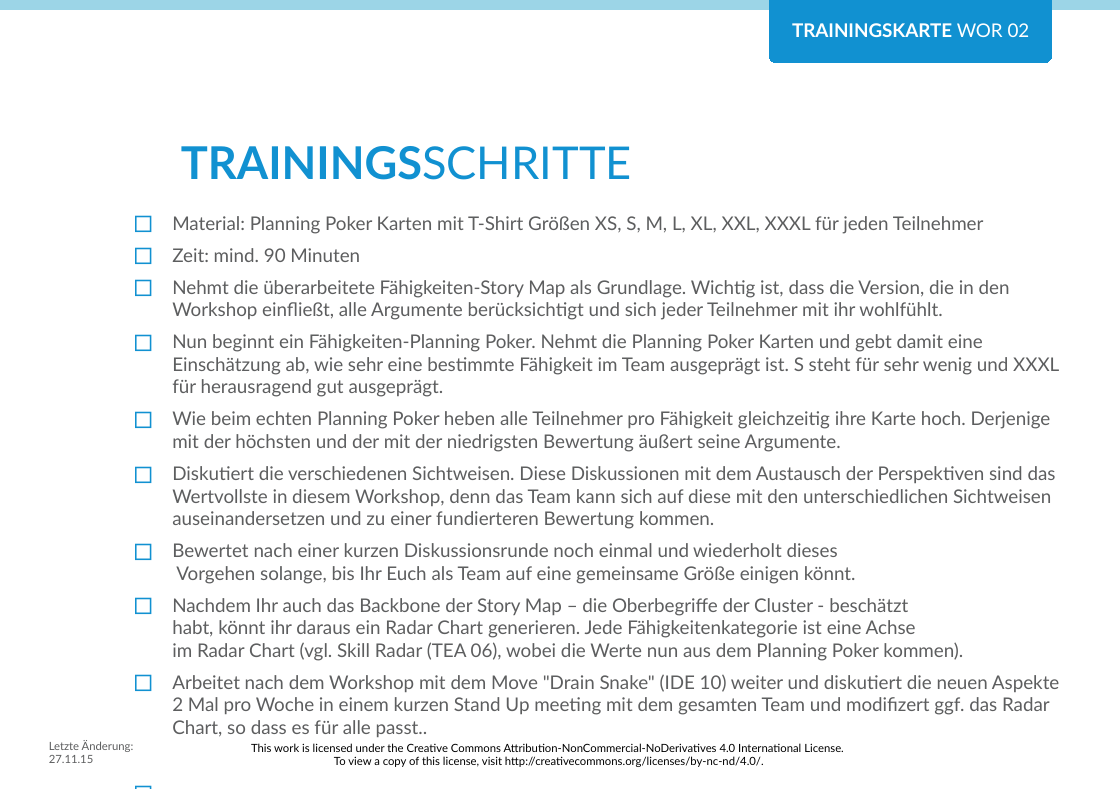
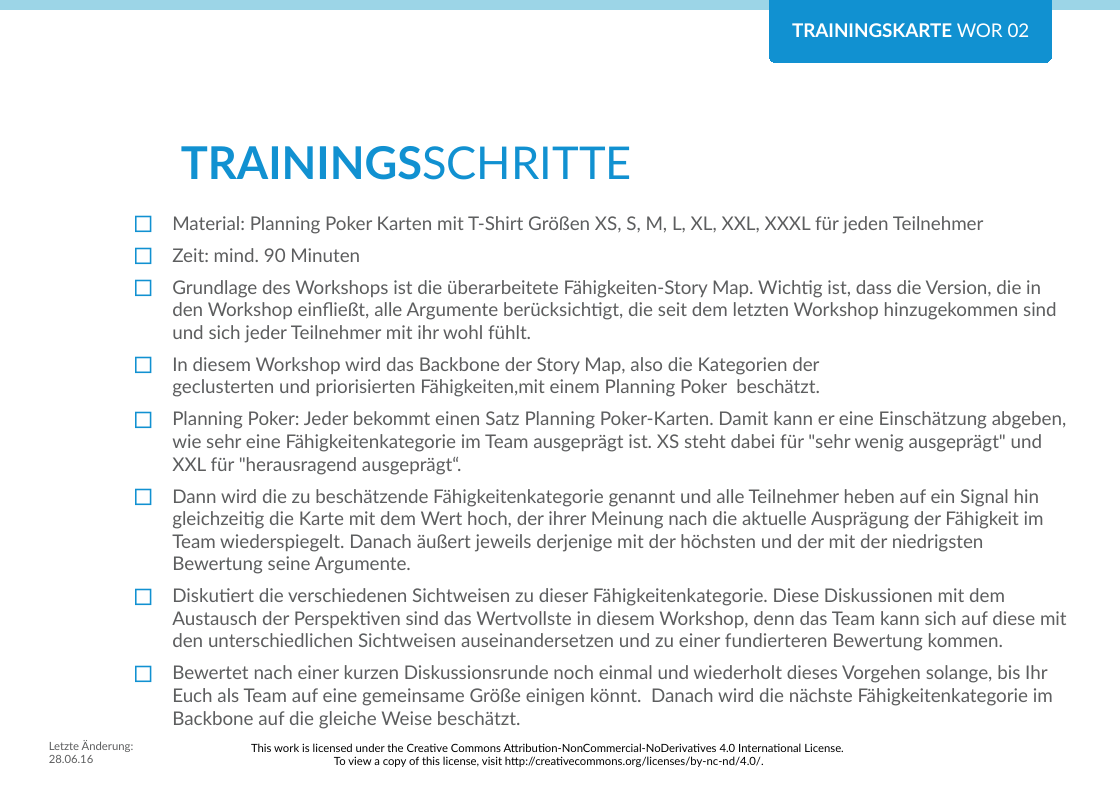
Before and after one commit to Teamtool/training-materials, a slide deck: slide 2 of training-cards/agile moves/Workshops (WOR)/ger/apprentice/ger_WOR_02_Wie_gut_sind_wir_AM_A.pptx. Drawn at 1120x789 pixels with LibreOffice and Linux fonts; fonts in the diff are those of the drawing; background and template pictures are left out. Boxes give left, top, right and bottom in pixels: in the first picture for what was removed or moved away, otherwise in the second. Text is boxed around its words. In the diff, an @@ line names an element or a change of style, - is before the commit and + after.

```diff
--- a/training-cards/agile moves/Workshops (WOR)/ger/apprentice/ger_WOR_02_Wie_gut_sind_wir_AM_A.pptx
+++ b/training-cards/agile moves/Workshops (WOR)/ger/apprentice/ger_WOR_02_Wie_gut_sind_wir_AM_A.pptx
@@ text at <box>172,280,1067,729</box>: text changed @@
-◻ Nehmt die überarbeitete Fähigkeiten-Story Map als Grundlage. Wichtig ist, dass die Version, die in den Workshop einfließt, alle Argumente berücksichtigt und sich jeder Teilnehmer mit ihr wohlfühlt.
-◻ Nun beginnt ein Fähigkeiten-Planning Poker. Nehmt die Planning Poker Karten und gebt damit eine Einschätzung ab, wie sehr eine bestimmte Fähigkeit im Team ausgeprägt ist. S steht für sehr wenig und XXXL für herausragend gut ausgeprägt.
-◻ Wie beim echten Planning Poker heben alle Teilnehmer pro Fähigkeit gleichzeitig ihre Karte hoch. Derjenige mit der höchsten und der mit der niedrigsten Bewertung äußert seine Argumente.
-◻ Diskutiert die verschiedenen Sichtweisen. Diese Diskussionen mit dem Austausch der Perspektiven sind das Wertvollste in diesem Workshop, denn das Team kann sich auf diese mit den unterschiedlichen Sichtweisen auseinandersetzen und zu einer fundierteren Bewertung kommen.
-◻ Bewertet nach einer kurzen Diskussionsrunde noch einmal und wiederholt dieses
-  Vorgehen solange, bis Ihr Euch als Team auf eine gemeinsame Größe einigen könnt.
-◻ Nachdem Ihr auch das Backbone der Story Map – die Oberbegriffe der Cluster - beschätzt
-  habt, könnt ihr daraus ein Radar Chart generieren. Jede Fähigkeitenkategorie ist eine Achse
-  im Radar Chart (vgl. Skill Radar (TEA 06), wobei die Werte nun aus dem Planning Poker kommen).
-◻ Arbeitet nach dem Workshop mit dem Move "Drain Snake" (IDE 10) weiter und diskutiert die neuen Aspekte 2 Mal pro Woche in einem kurzen Stand Up meeting mit dem gesamten Team und modifizert ggf. das Radar Chart, so dass es für alle passt..
+◻ Grundlage des Workshops ist die überarbeitete Fähigkeiten-Story Map. Wichtig ist, dass die Version, die in den Workshop einfließt, alle Argumente berücksichtigt, die seit dem letzten Workshop hinzugekommen sind und sich jeder Teilnehmer mit ihr wohl fühlt.
+◻ In diesem Workshop wird das Backbone der Story Map, also die Kategorien der
+  geclusterten und priorisierten Fähigkeiten,mit einem Planning Poker beschätzt.
+◻ Planning Poker: Jeder bekommt einen Satz Planning Poker-Karten. Damit kann er eine Einschätzung abgeben, wie sehr eine Fähigkeitenkategorie im Team ausgeprägt ist. XS steht dabei für "sehr wenig ausgeprägt" und XXL für "herausragend ausgeprägt“.
+◻ Dann wird die zu beschätzende Fähigkeitenkategorie genannt und alle Teilnehmer heben auf ein Signal hin gleichzeitig die Karte mit dem Wert hoch, der ihrer Meinung nach die aktuelle Ausprägung der Fähigkeit im Team wiederspiegelt. Danach äußert jeweils derjenige mit der höchsten und der mit der niedrigsten Bewertung seine Argumente.
+◻ Diskutiert die verschiedenen Sichtweisen zu dieser Fähigkeitenkategorie. Diese Diskussionen mit dem Austausch der Perspektiven sind das Wertvollste in diesem Workshop, denn das Team kann sich auf diese mit den unterschiedlichen Sichtweisen auseinandersetzen und zu einer fundierteren Bewertung kommen.
+◻ Bewertet nach einer kurzen Diskussionsrunde noch einmal und wiederholt dieses Vorgehen solange, bis Ihr Euch als Team auf eine gemeinsame Größe einigen könnt. Danach wird die nächste Fähigkeitenkategorie im Backbone auf die gleiche Weise beschätzt.
@@ text at <box>49,740,134,763</box>: text changed @@
-Letzte Änderung: 27.11.15
+Letzte Änderung: 28.06.16
```
Also in this commit, not shown: 1 other slide changed, 9 other files.
